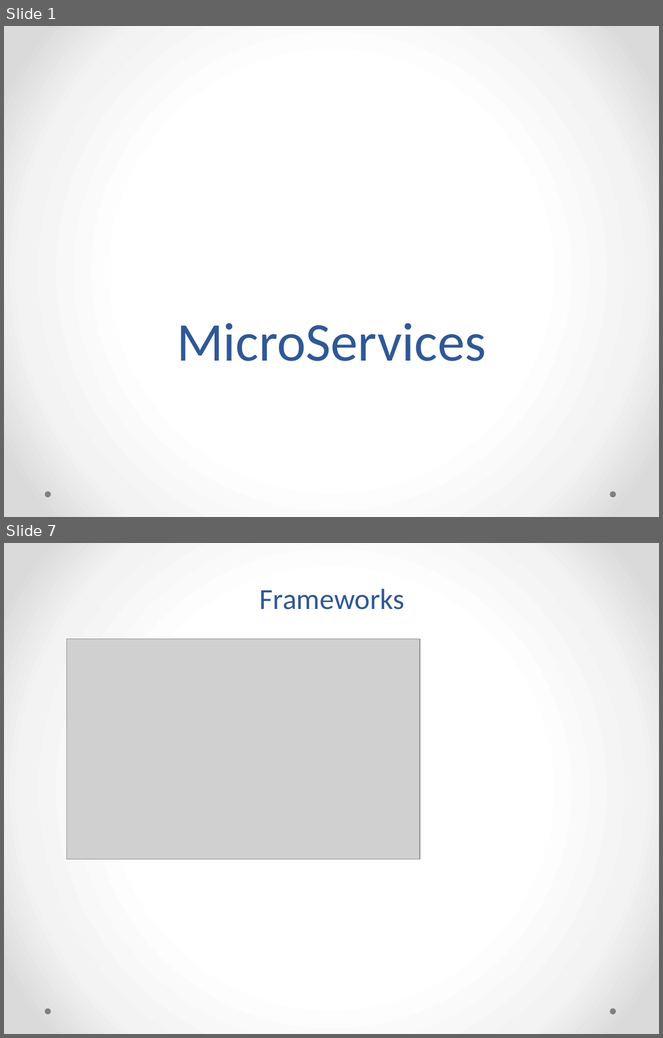
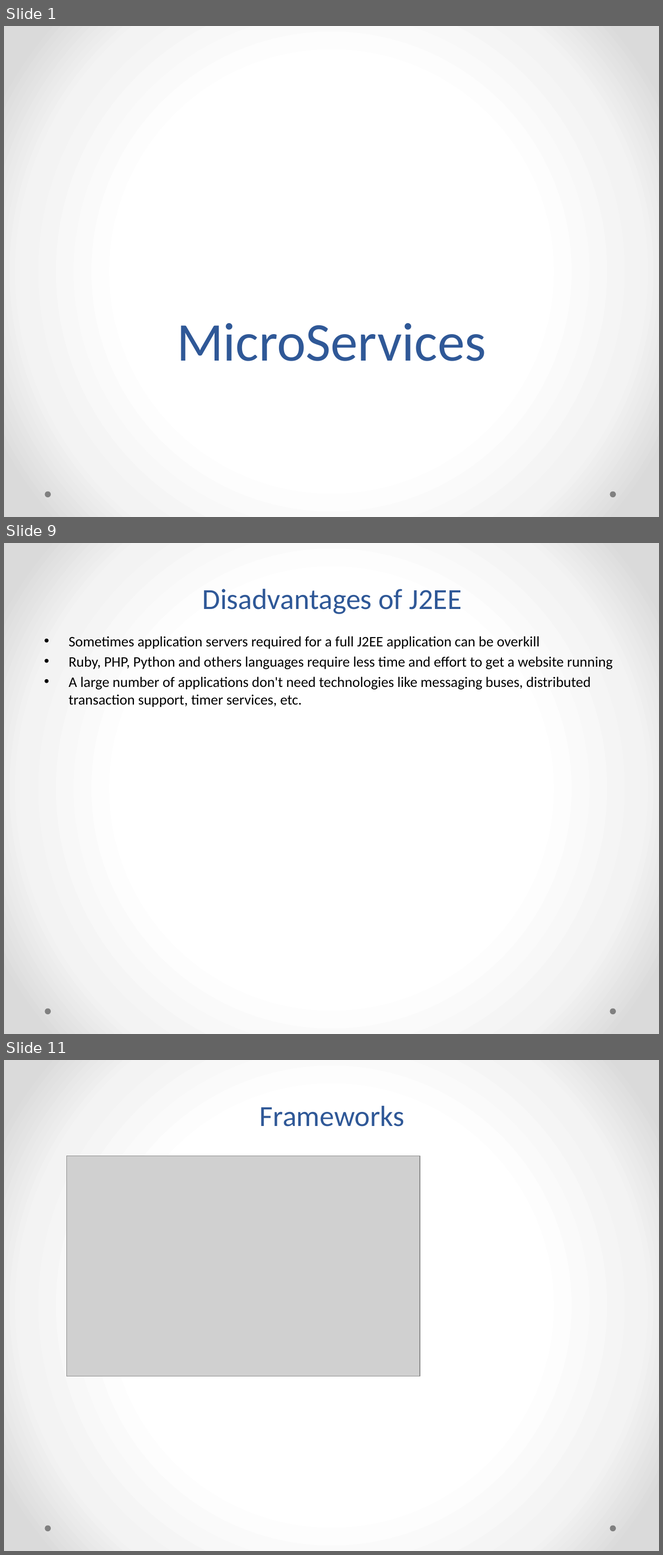
Before and after one commit to notionquest/ProjectDocumentation, a slide deck: MicroServices.pptx. Shown one above the other, each under a label of ours: slides 1 and 7 before the commit, slides 1, 9 and 11 after it; the slides between them are not shown. The pictures are 663x1038 and 663x1555 pixels, drawn with LibreOffice and Linux fonts; fonts in the diff are those of the drawing; grey boxes stand for pictures. Boxes give left, top, right and bottom in pixels: in the first picture for what was removed or moved away, otherwise in the second. Text is boxed around its words. In the diff, an @@ line names an element or a change of style, - is before the commit and + after.

```diff
--- a/MicroServices.pptx
+++ b/MicroServices.pptx
@@ slide 9 added at (4,543,659,1034), background gradient #FFFFFF to #F4F4F4 to #DADADA; not listed: 2 template elements that a slide beside it also shows @@
@@ title added at (203,589,462,614), 32 pt, text #2F5897 @@
+Disadvantages of J2EE
@@ text added at (68,636,613,707), 16 pt, text #000000 @@
+• Sometimes application servers required for a full J2EE application can be overkill
+• Ruby, PHP, Python and others languages require less time and effort to get a website running
+• A large number of applications don't need technologies like messaging buses, distributed transaction support, timer services, etc.
@@ what was slide 7 is now slide 11 @@
```
Also in this commit, not shown: 8 slides changed, 3 other slides added.
